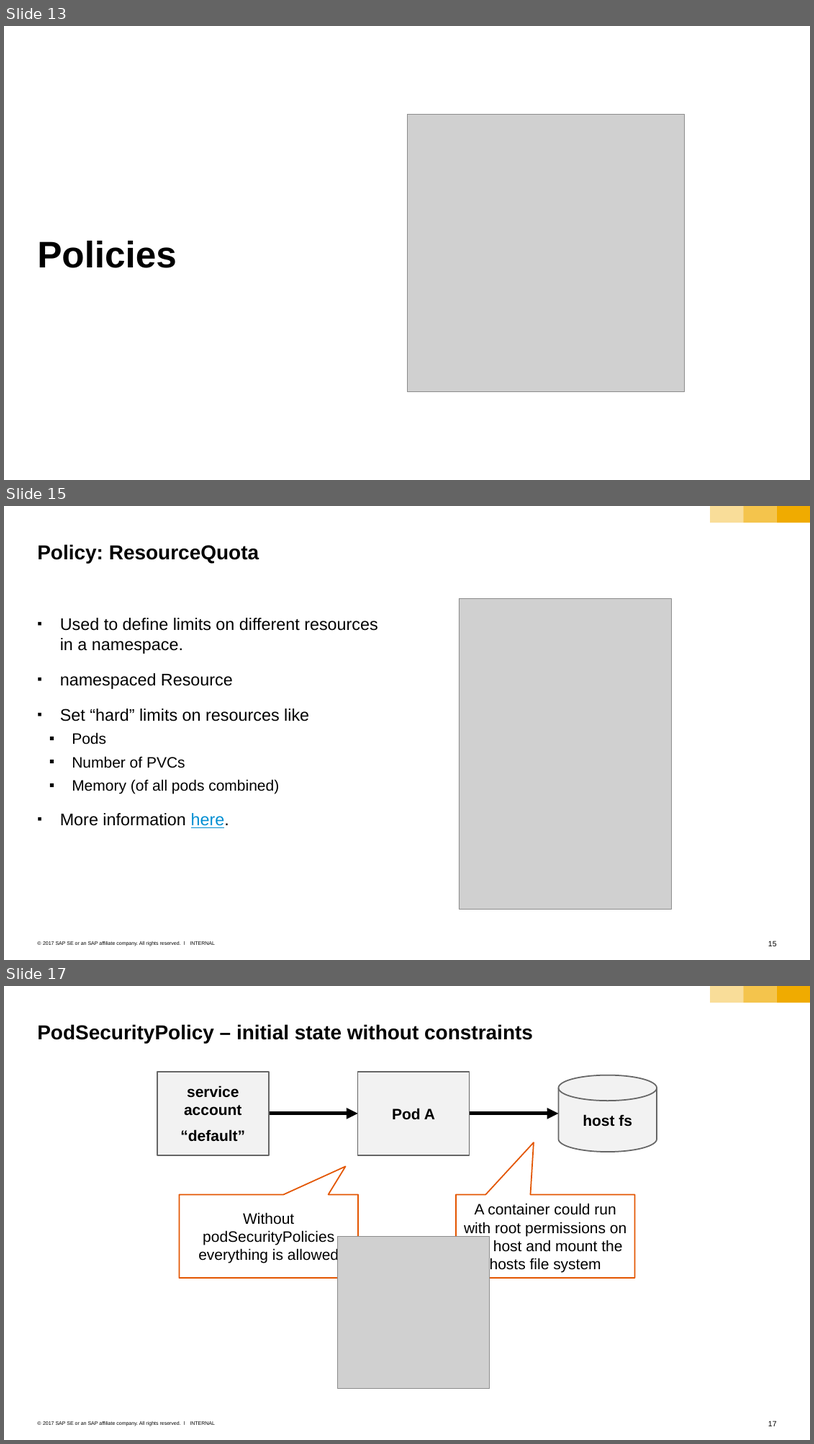
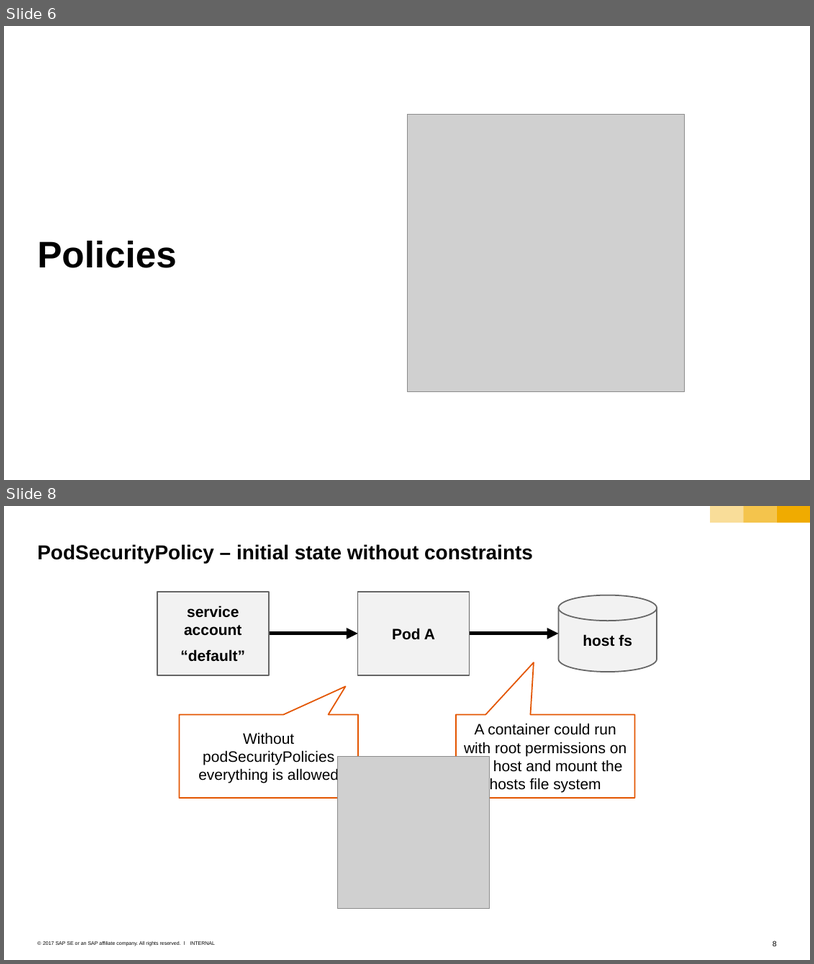
Before and after one commit to cuijiyao01/docker-k8s-training, a slide deck: kubernetes/11_2_security.pptx. Shown one above the other, each under a label of ours: slides 13, 15 and 17 before the commit, slides 6 and 8 after it; the slides between them are not shown. The pictures are 814x1444 and 814x964 pixels, drawn with LibreOffice and Linux fonts; fonts in the diff are those of the drawing; grey boxes stand for pictures. Boxes give left, top, right and bottom in pixels: in the first picture for what was removed or moved away, otherwise in the second. Text is boxed around its words. In the diff, an @@ line names an element or a change of style, - is before the commit and + after.

```diff
--- a/kubernetes/11_2_security.pptx
+++ b/kubernetes/11_2_security.pptx
@@ slide 15 removed at (4,506,810,960), background #FFFFFF; not listed: 6 template elements that a slide beside it also shows @@
@@ title removed at (37,544,259,563) @@
-Policy: ResourceQuota
@@ picture removed at (459,598,672,908) @@
@@ text removed at (60,618,378,828) @@
-▪ Used to define limits on different resources in a namespace.
-▪ namespaced Resource
-▪ Set “hard” limits on resources like
-  ▪ Pods
-  ▪ Number of PVCs
-  ▪ Memory (of all pods combined)
-▪ More information here.
@@ what was slide 13 is now slide 6 @@
@@ what was slide 17 is now slide 8 @@
@@ page number at (773,940,777,946): text changed @@
-17
+8
```
Also in this commit, not shown: 2 slides changed, 9 other slides removed, 3 other files.
